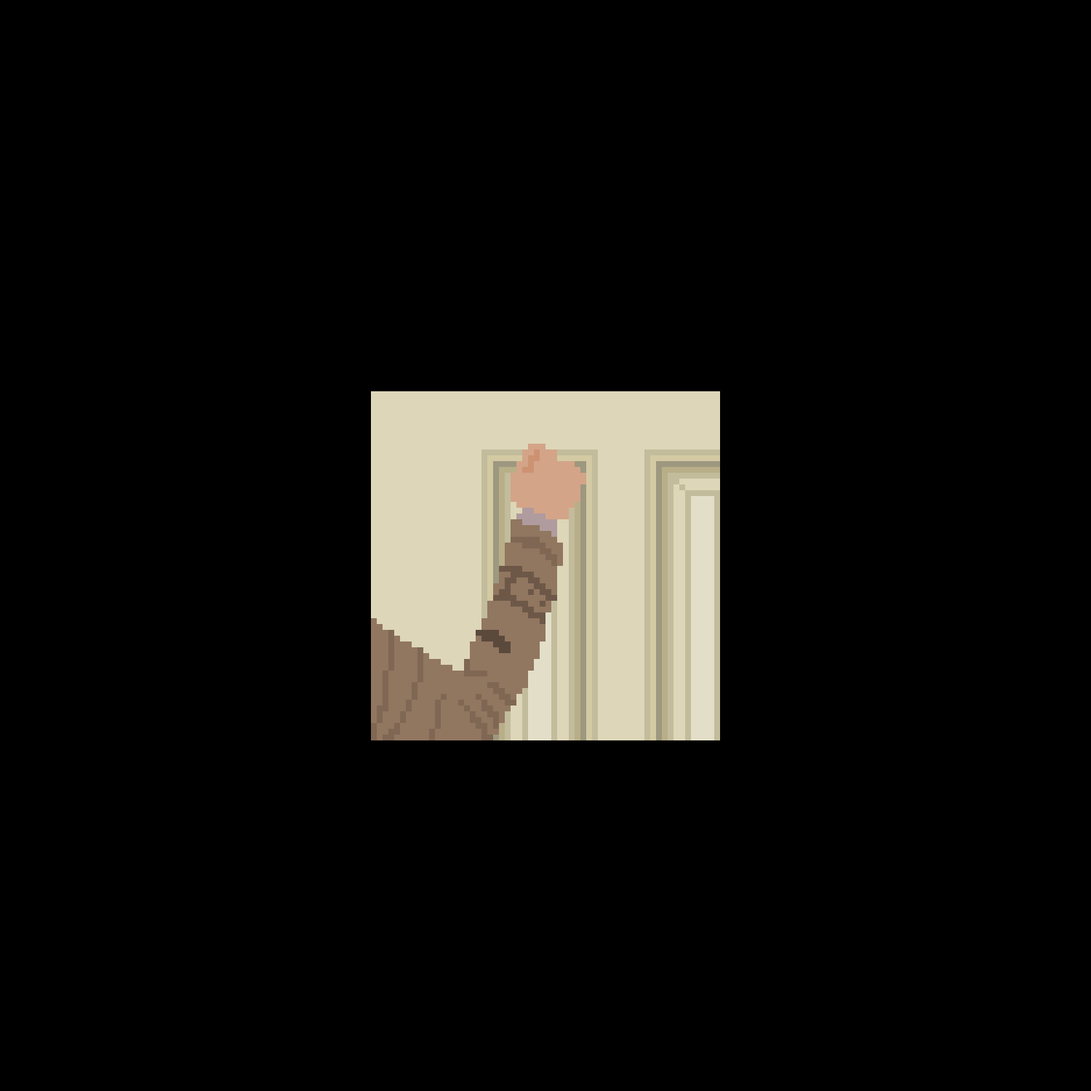
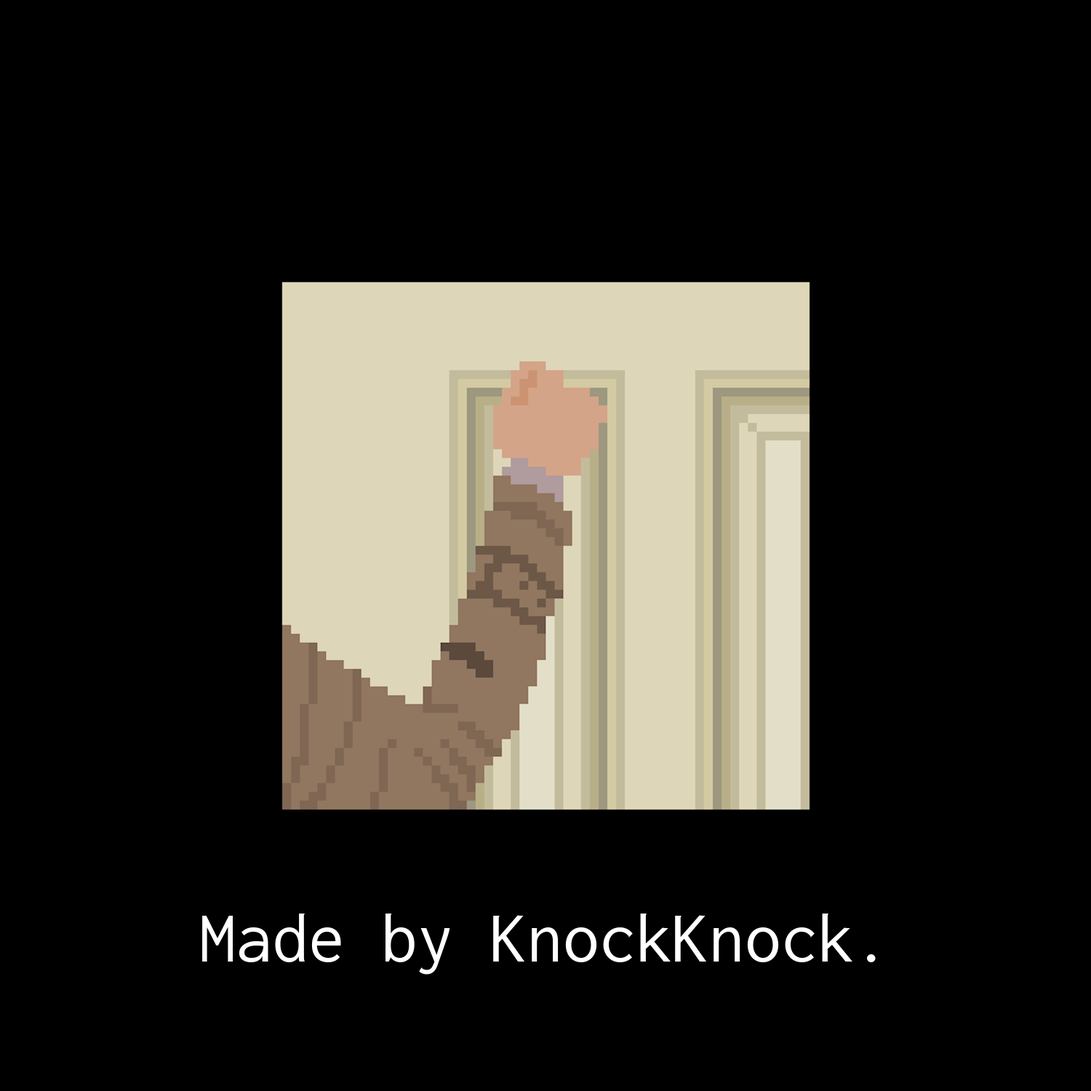
Revision of a layered w=1091, h=1091 image; what changed, layer by layer:
added layer "Made by KnockKnock." above "KnockKnockProfilePicture.png" over [202, 913, 877, 976]
painted on "KnockKnockProfilePicture.png" over [280, 280, 812, 812]
